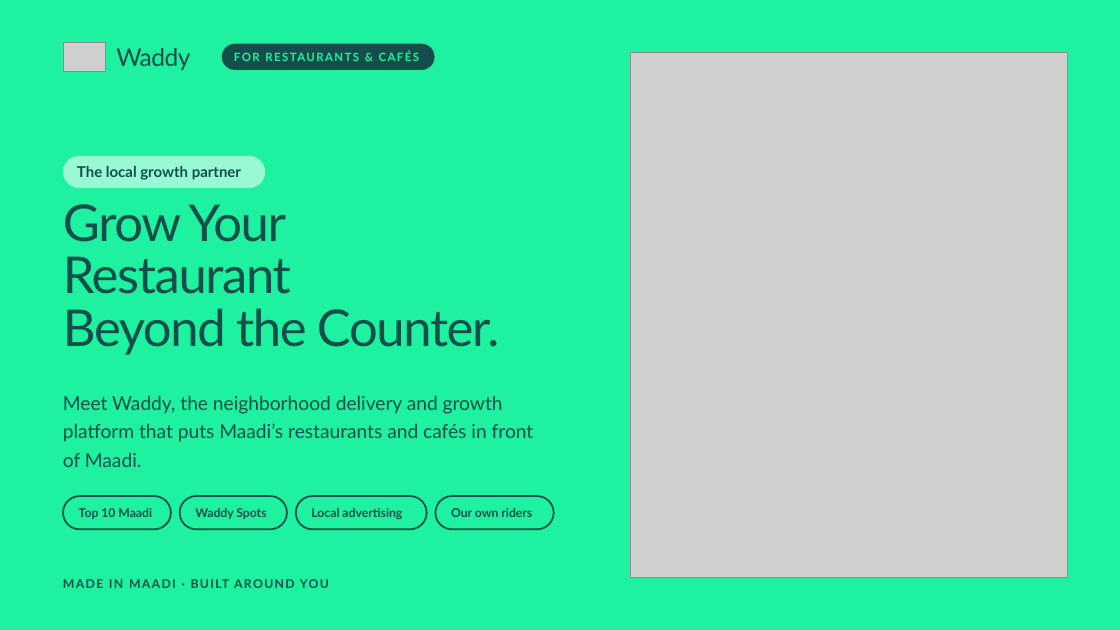
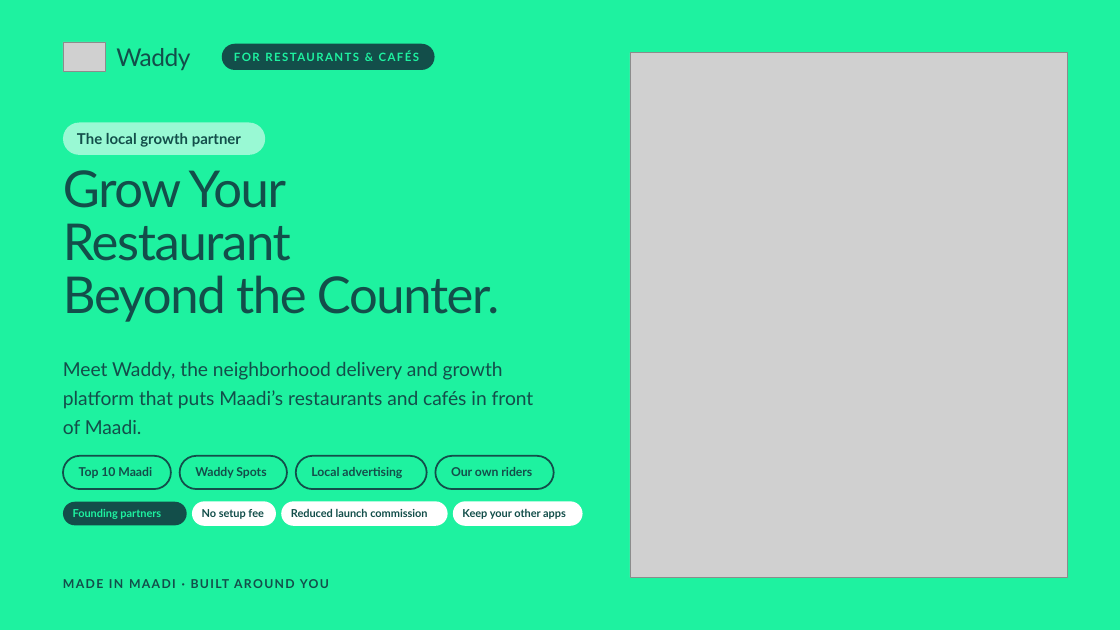
Before and after one commit to Hamdies/waddy_user, a slide deck: slide 1 of marketing/brochure/out/waddy-for-restaurants.pptx. Drawn at 1120x630 pixels with LibreOffice and Linux fonts; fonts in the diff are those of the drawing; grey boxes stand for pictures. Boxes give left, top, right and bottom in pixels: in the first picture for what was removed or moved away, otherwise in the second. Text is boxed around its words. In the diff, an @@ line names an element or a change of style, - is before the commit and + after.

```diff
--- a/marketing/brochure/out/waddy-for-restaurants.pptx
+++ b/marketing/brochure/out/waddy-for-restaurants.pptx
@@ rounded rectangle: place and size @@
-rounded rectangle at <box>63,155,266,188</box>
+rounded rectangle at <box>63,123,266,155</box>
@@ text "The local growth partner": place and size @@
-text "The local growth partner" at <box>77,166,241,180</box>
+text "The local growth partner" at <box>77,133,241,147</box>
@@ text "Grow Your Restaurant Beyond the ...": place and size @@
-text "Grow Your Restaurant Beyond the ..." at <box>63,204,499,355</box>
+text "Grow Your Restaurant Beyond the ..." at <box>63,170,499,322</box>
@@ text "Meet Waddy, the neighborhood delivery ...": place and size @@
-text "Meet Waddy, the neighborhood delivery ..." at <box>63,396,534,467</box>
+text "Meet Waddy, the neighborhood delivery ..." at <box>63,362,534,434</box>
@@ 4 texts, 4 rounded rectangles: place and size @@
-4 texts, 4 rounded rectangles at <box>63,497,554,530</box>
+4 texts, 4 rounded rectangles at <box>63,456,554,490</box>
@@ rounded rectangle added at <box>63,502,187,525</box>, fill #134E4A @@
@@ text added at <box>73,509,161,519</box>, 9.4 pt, text #1EF2A0, bold @@
+Founding partners
@@ rounded rectangle added at <box>192,502,276,526</box>, fill #FFFFFF @@
@@ text added at <box>202,509,264,519</box>, 9.4 pt, text #134E4A, bold @@
+No setup fee
@@ rounded rectangle added at <box>281,502,448,526</box>, fill #FFFFFF @@
@@ text added at <box>291,509,427,517</box>, 9.4 pt, text #134E4A, bold @@
+Reduced launch commission
@@ rounded rectangle added at <box>453,502,582,526</box>, fill #FFFFFF @@
@@ text added at <box>462,509,566,519</box>, 9.4 pt, text #134E4A, bold @@
+Keep your other apps
```
Also in this commit, not shown: 8 other slides changed, 2 slides added, 8 slides removed, 40 other files.
